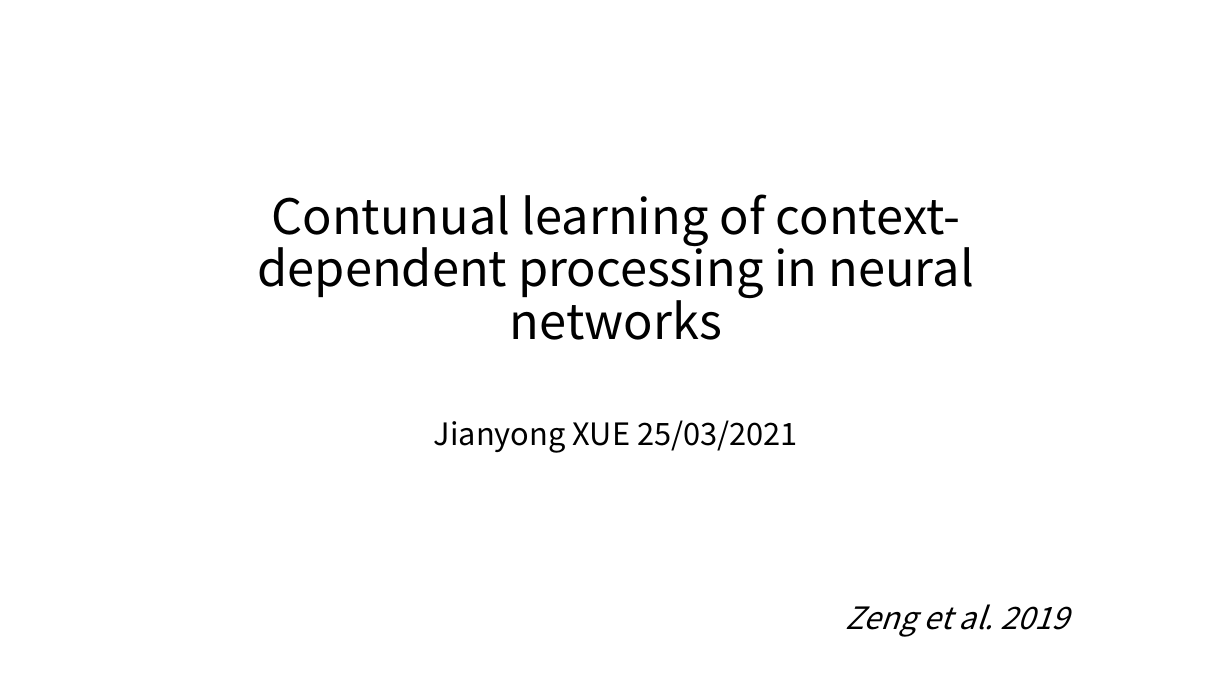
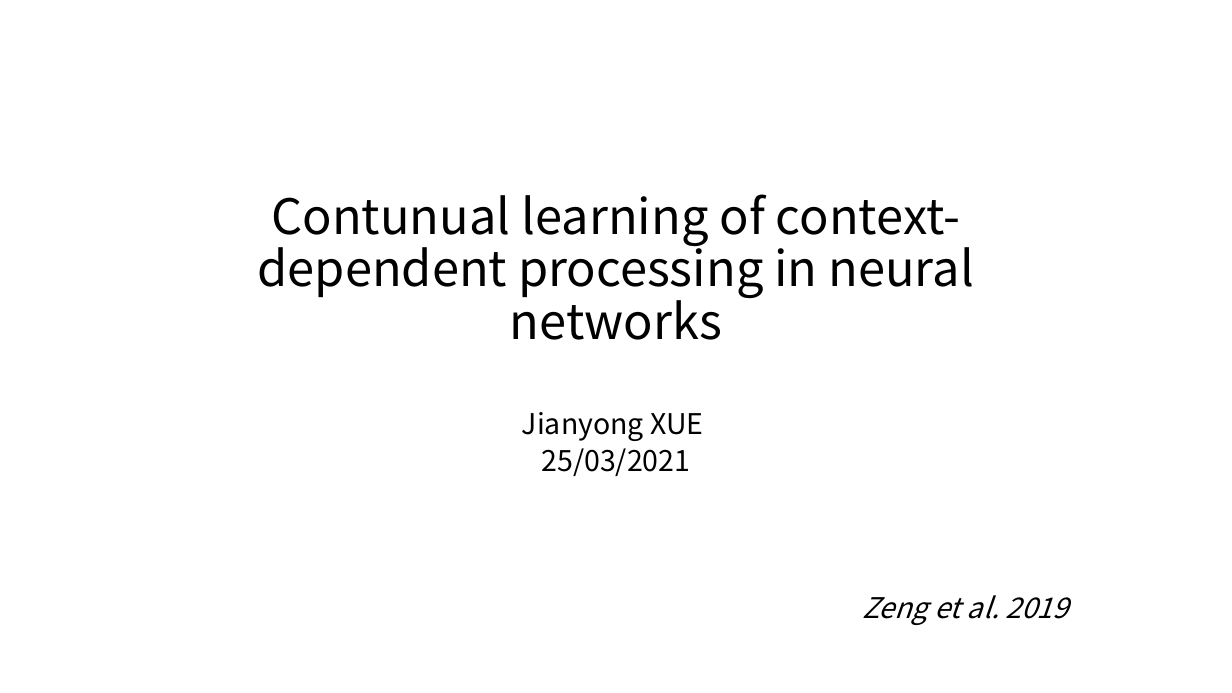
Before and after one commit to xuejianyong/MMRL, a slide deck: slide 1 of CDP/CDP.pptx. Drawn at 1232x693 pixels with LibreOffice and Linux fonts; fonts in the diff are those of the drawing. Boxes give left, top, right and bottom in pixels: in the first picture for what was removed or moved away, otherwise in the second. Text is boxed around its words. In the diff, an @@ line names an element or a change of style, - is before the commit and + after.

Commit message:
version

```diff
--- a/CDP/CDP.pptx
+++ b/CDP/CDP.pptx
@@ subtitle at [522, 412, 703, 476]: text changed; size 24 to 22.2 pt @@
-Jianyong XUE 25/03/2021
+Jianyong XUE
+25/03/2021
@@ subtitle at [862, 595, 1068, 625]: size 24 to 22.2 pt in "Zeng et al. 2019"; line spacing 0.9 to 0.7 @@
```
